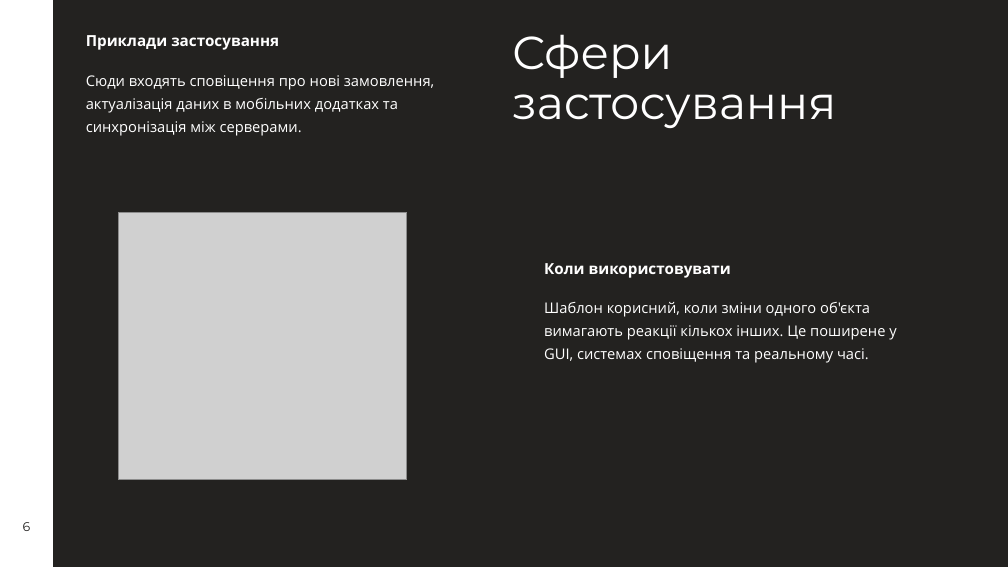
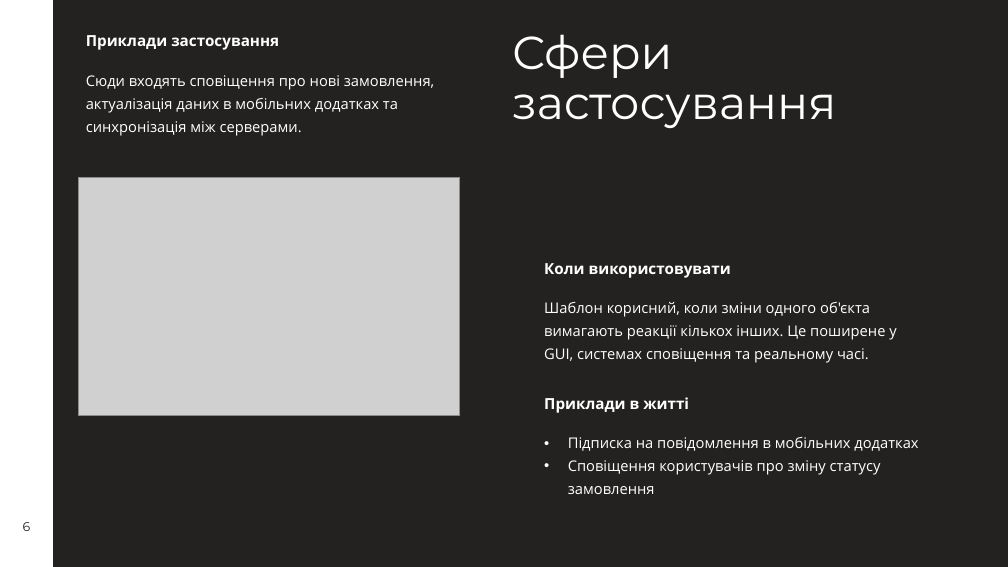
Before and after one commit to Ururu221/adapter-prak3-4, a slide deck: slide 6 of observer-prak4.pptx. Drawn at 1008x567 pixels with LibreOffice and Linux fonts; fonts in the diff are those of the drawing; grey boxes stand for pictures. Boxes give left, top, right and bottom in pixels: in the first picture for what was removed or moved away, otherwise in the second. Text is boxed around its words. In the diff, an @@ line names an element or a change of style, - is before the commit and + after.

```diff
--- a/observer-prak4.pptx
+++ b/observer-prak4.pptx
@@ picture: place and size @@
-picture at [119, 212, 407, 480]
+picture at [78, 177, 460, 416]
@@ text added at [544, 397, 689, 413], 14.5 pt, text #FFFFFF, bold @@
+Приклади в житті
@@ text added at [568, 437, 918, 494], 14 pt, text #FFFFFF @@
+• Підписка на повідомлення в мобільних додатках
+• Сповіщення користувачів про зміну статусу замовлення
```
Also in this commit, not shown: 3 other slides changed, 1 slide added, 1 slide removed.
